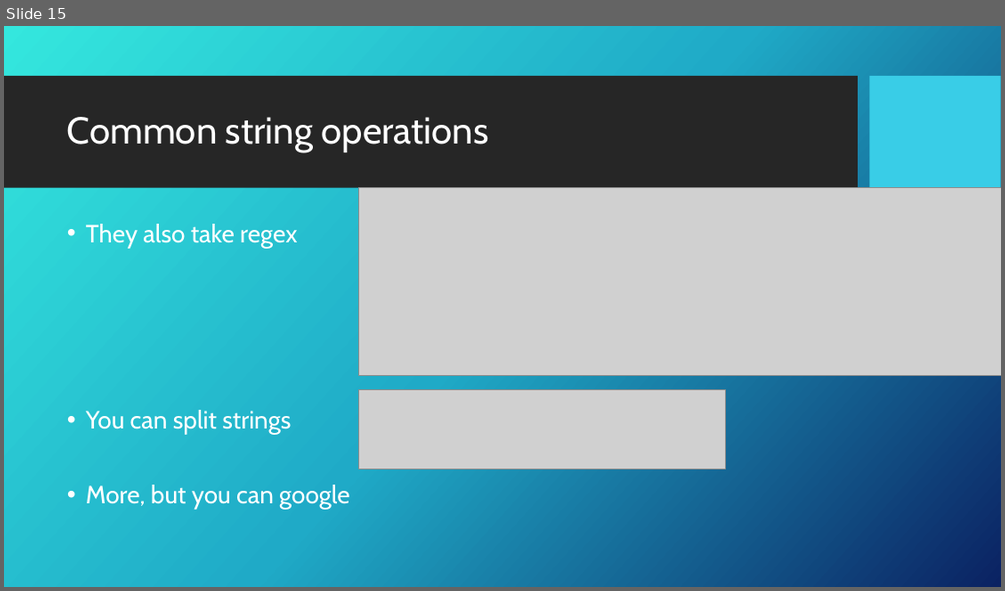
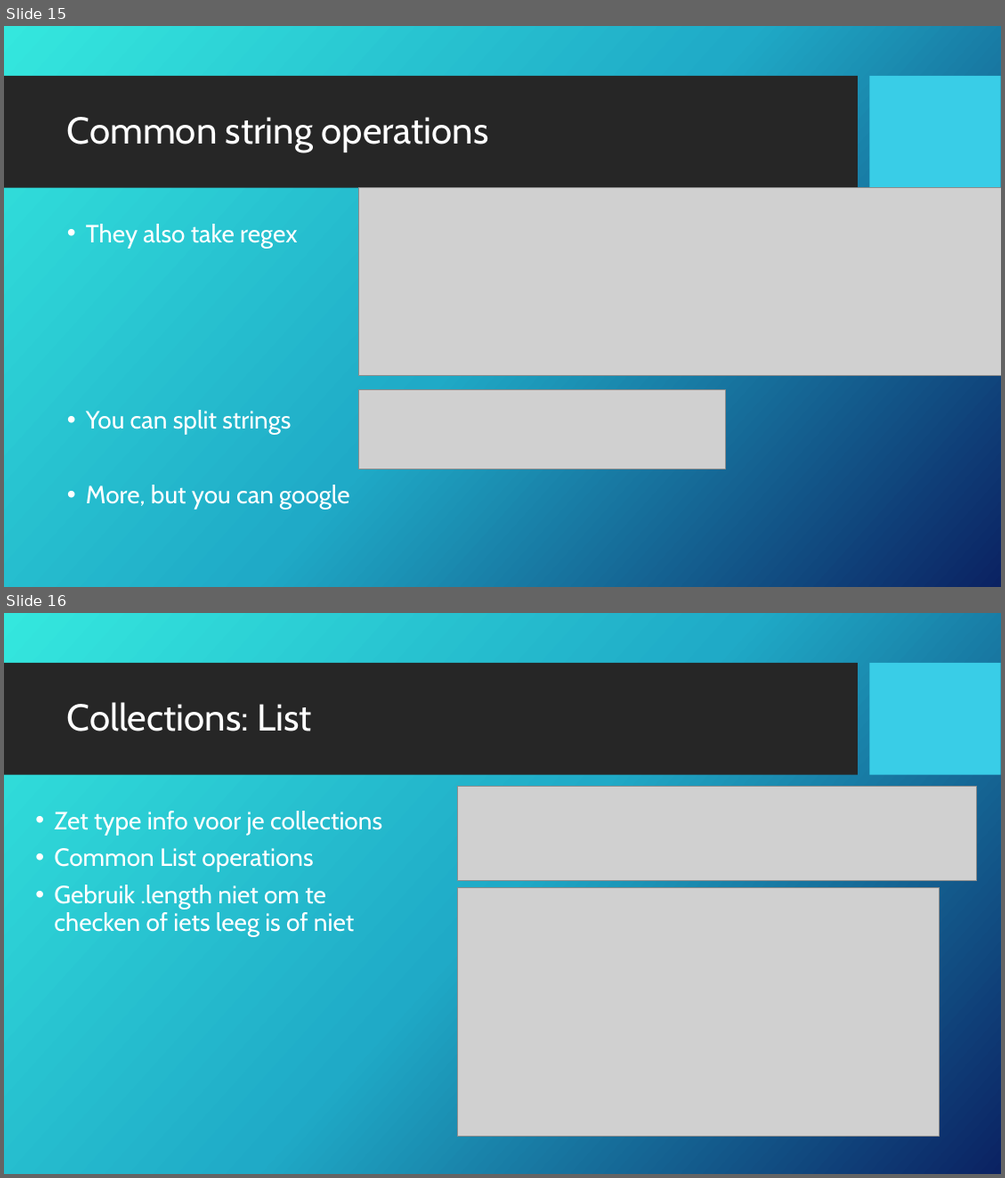
Before and after one commit to GDSC-ADEK/dart-flutter-course, a slide deck: week2/week2_slideshow.pptx. Shown one above the other, each under a label of ours: slide 15 before the commit, slides 15 and 16 after it. The pictures are 1005x591 and 1005x1178 pixels, drawn with LibreOffice and Linux fonts; fonts in the diff are those of the drawing; grey boxes stand for pictures; background and template pictures are left out. Boxes give left, top, right and bottom in pixels: in the first picture for what was removed or moved away, otherwise in the second. Text is boxed around its words. In the diff, an @@ line names an element or a change of style, - is before the commit and + after.

Commit message:
added content about collections

```diff
--- a/week2/week2_slideshow.pptx
+++ b/week2/week2_slideshow.pptx
@@ slide 16 added at (4,613,1001,1174), background picture (left out); not listed: 2 template elements that a slide beside it also shows @@
@@ title added at (67,702,311,731), 36 pt, text #FFFFFF @@
+Collections: List
@@ picture added at (457,787,977,881) @@
@@ text added at (54,811,382,936), 24 pt, text #FFFFFF @@
+• Zet type info voor je collections
+• Common List operations
+• Gebruik .length niet om te checken of iets leeg is of niet
@@ picture added at (457,887,939,1135) @@
```
Also in this commit, not shown: 4 other slides added, 5 other files.
